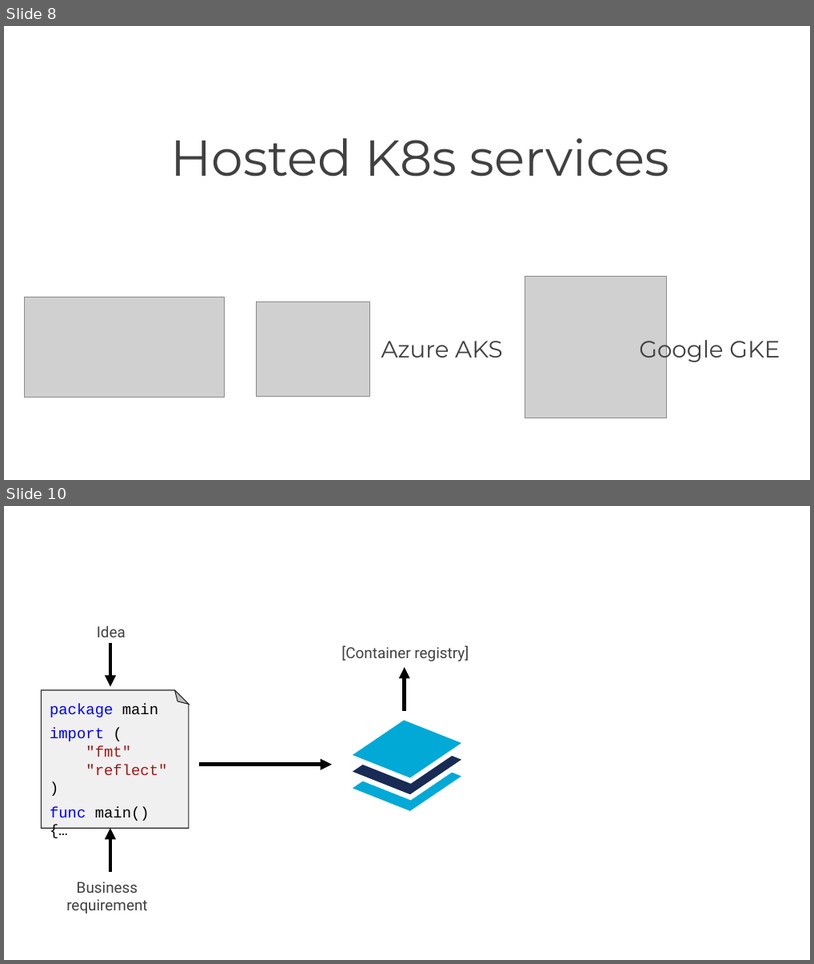
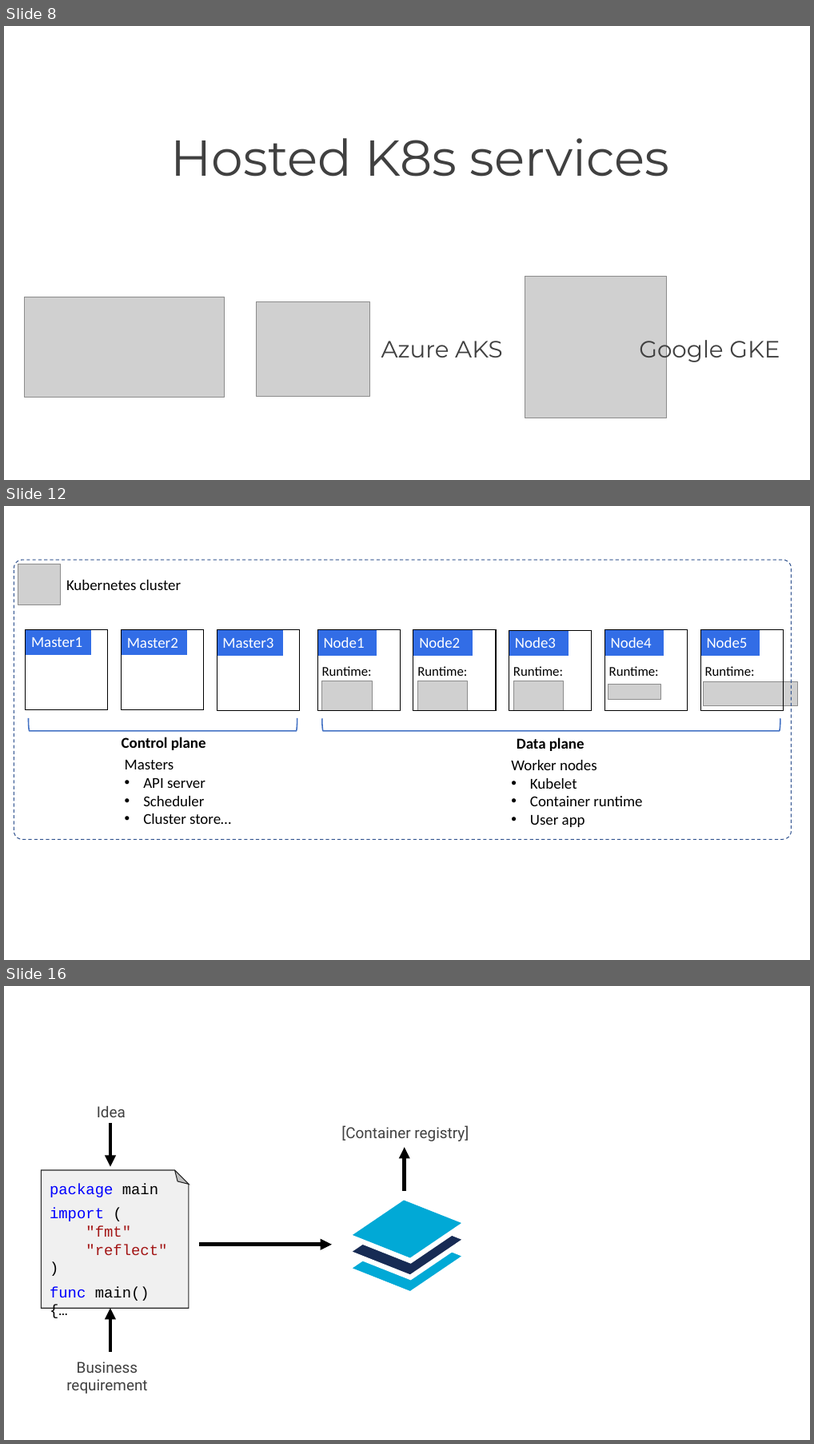
Before and after one commit to nigelpoulton/k8s101, a slide deck: docs/slides.pptx. Shown one above the other, each under a label of ours: slides 8 and 10 before the commit, slides 8, 12 and 16 after it; the slides between them are not shown. The pictures are 814x964 and 814x1444 pixels, drawn with LibreOffice and Linux fonts; fonts in the diff are those of the drawing; grey boxes stand for pictures; background and template pictures are left out. Boxes give left, top, right and bottom in pixels: in the first picture for what was removed or moved away, otherwise in the second. Text is boxed around its words. In the diff, an @@ line names an element or a change of style, - is before the commit and + after.

```diff
--- a/docs/slides.pptx
+++ b/docs/slides.pptx
@@ slide 12 added at box(4, 506, 810, 960), background #FFFFFF @@
@@ rounded rectangle added at box(14, 560, 792, 840), outline #325491 1 pt dashed @@
@@ picture added at box(18, 564, 60, 605) @@
@@ text added at box(66, 580, 182, 590), 18 pt, text #000000 @@
+Kubernetes cluster
@@ rectangle added at box(25, 629, 90, 655), fill #326DE6, outline #326DE6 1 pt, 18 pt, text #FFFFFF @@
+Master1
@@ rectangle added at box(25, 629, 108, 710), outline #000000 1 pt @@
@@ rectangle added at box(122, 629, 187, 655), fill #326DE6, outline #326DE6 1 pt, 18 pt, text #FFFFFF @@
+Master2
@@ rectangle added at box(122, 629, 204, 710), outline #000000 1 pt @@
@@ rectangle added at box(217, 630, 283, 656), fill #326DE6, outline #326DE6 1 pt, 18 pt, text #FFFFFF @@
+Master3
@@ rectangle added at box(217, 630, 300, 711), outline #000000 1 pt @@
@@ group added at box(316, 630, 401, 733): 3 rectangles, 1 picture, 1 text @@
+Node1
+Runtime:
@@ group added at box(412, 630, 497, 733): 3 rectangles, 1 picture, 1 text @@
+Node2
+Runtime:
@@ group added at box(508, 630, 592, 733): 3 rectangles, 1 picture, 1 text @@
+Node3
+Runtime:
@@ group added at box(603, 630, 688, 733): 3 rectangles, 1 text @@
+Node4
+Runtime:
@@ rectangle added at box(701, 630, 759, 656), fill #326DE6, outline #326DE6 1 pt, 18 pt, text #FFFFFF @@
+Node5
@@ rectangle added at box(701, 630, 784, 711), outline #000000 1 pt @@
@@ text added at box(706, 666, 755, 676), 16 pt, text #000000 @@
+Runtime:
@@ picture added at box(608, 684, 661, 700) @@
@@ picture added at box(703, 681, 798, 706) @@
@@ left bracket added at box(28, 718, 298, 731), outline #4472C4 1.5 pt @@
@@ left bracket added at box(322, 718, 781, 731), outline #4472C4 1.5 pt @@
@@ text added at box(122, 736, 206, 750), 18 pt, text #000000, bold @@
+Control plane
@@ text added at box(517, 737, 585, 751), 18 pt, text #000000, bold @@
+Data plane
@@ text added at box(125, 760, 231, 824), 18 pt, text #000000 @@
+Masters
+• API server
+• Scheduler
+• Cluster store…
@@ text added at box(511, 760, 642, 827), 18 pt, text #000000 @@
+Worker nodes
+• Kubelet
+• Container runtime
+• User app
@@ what was slide 10 is now slide 16 @@
```
Also in this commit, not shown: 2 slides changed, 14 other slides added, 1 slide removed, 4 other files.
